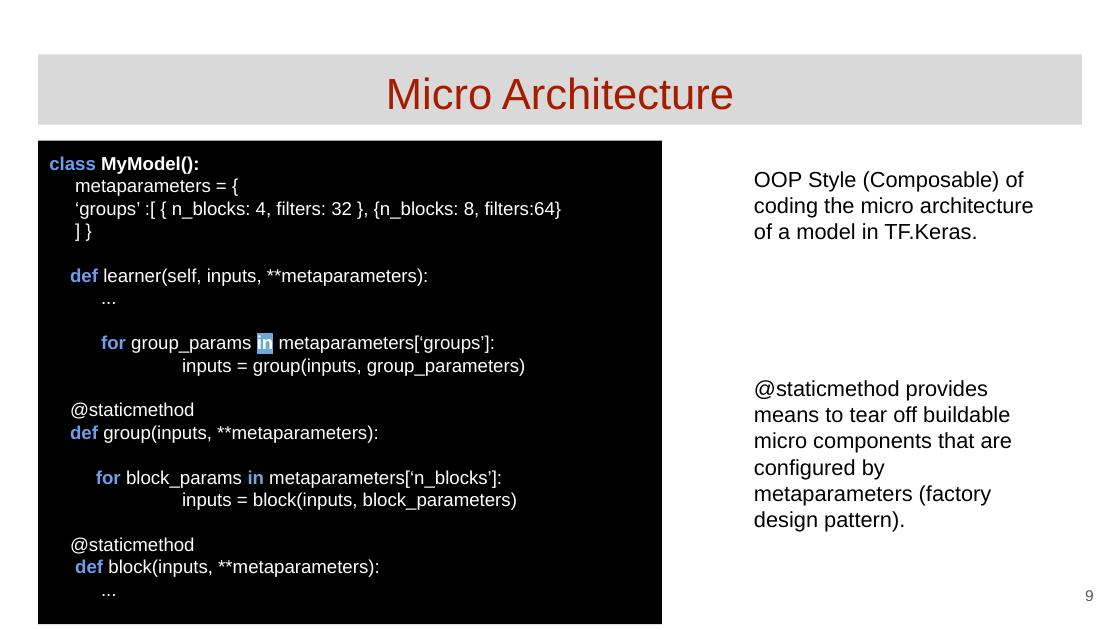
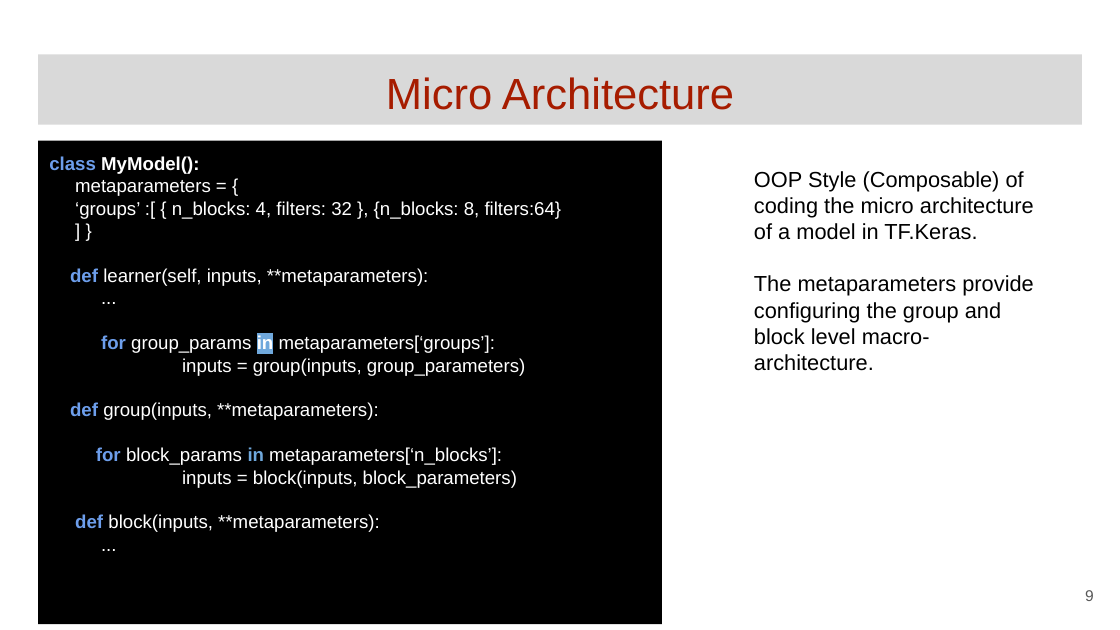
Before and after one commit to GoogleCloudPlatform/keras-idiomatic-programmer, a slide deck: slide 9 of community-labs/Community Lab - Intro to Composable (Common).pptx. Drawn at 1120x630 pixels with LibreOffice and Linux fonts; fonts in the diff are those of the drawing. Boxes give left, top, right and bottom in pixels: in the first picture for what was removed or moved away, otherwise in the second. Text is boxed around its words. In the diff, an @@ line names an element or a change of style, - is before the commit and + after.

```diff
--- a/community-labs/Community Lab - Intro to Composable (Common).pptx
+++ b/community-labs/Community Lab - Intro to Composable (Common).pptx
@@ text at <box>754,275,1033,371</box>: text changed @@
-@staticmethod provides means to tear off buildable micro components that are configured by metaparameters (factory design pattern).
+The metaparameters provide configuring the group and block level macro-architecture.
@@ text in rectangle at <box>70,402,195,419</box>: paragraph removed @@
-@staticmethod
@@ text in rectangle at <box>75,514,379,532</box>: text changed @@
-@staticmethod
-def block(inputs, **metaparameters):
+def block(inputs, **metaparameters):
```
Also in this commit, not shown: 5 other slides changed.
